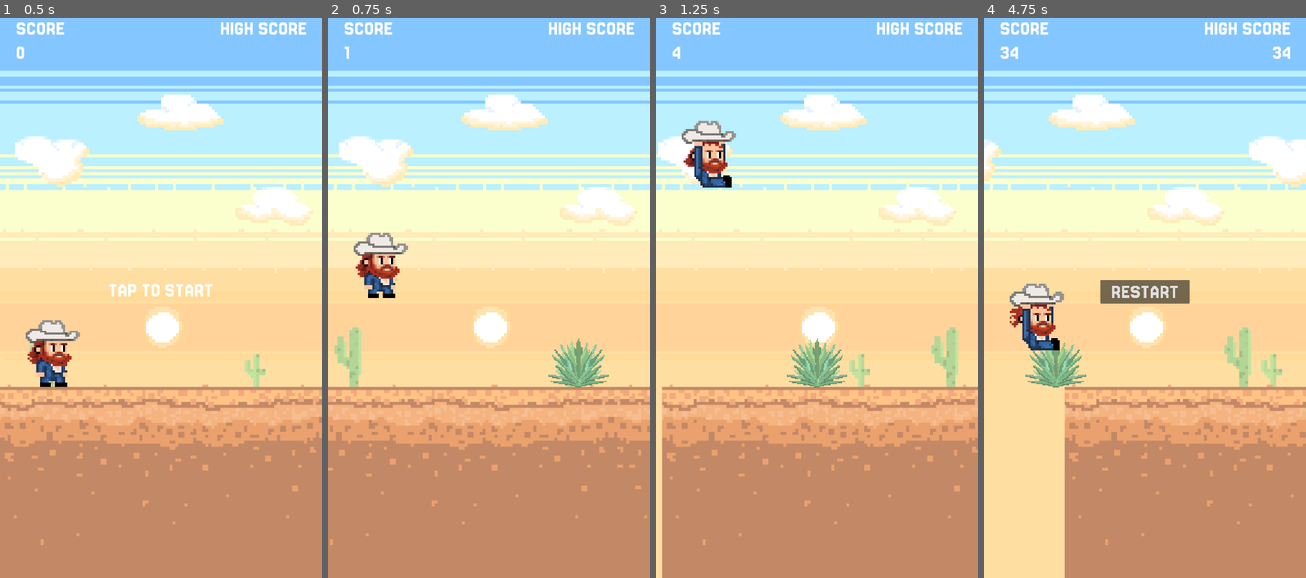
Above: before the commit, frames 1-4 (left to right).
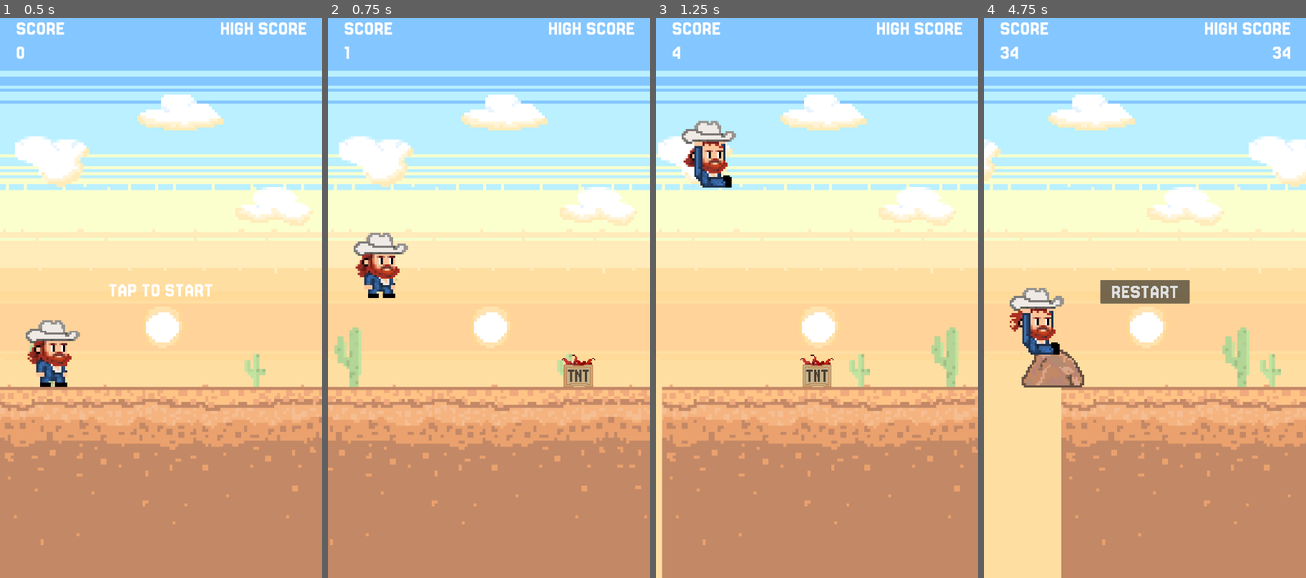
Above: after the commit, the same moments.

Repository: rgomezp/cowboy-game
Game: Godot game, scene res://scenes/main.tscn
Two runs of this game, one before a commit and one after it. Both use one fixed random seed, a clock stepped at 60 frames per second and the inputs below.
Inputs:
- Up to frame 1 (0.5 s): no input
- Up to frame 2 (0.75 s): tap Enter (ui_accept) at 0.5 s
- Up to frame 3 (1.25 s): tap Enter (ui_accept) at 0.77 s
- Up to frame 4 (4.75 s): tap Enter (ui_accept) at 1.52, 3.02, 3.77, 4.52 s; hold Down (ui_down) 2.03-2.78 s; hold Down (ui_down) from 4.28 s (still down)

Frame 1 is identical in both runs. In frame 2, 0.9% of the frame differs, in the area x 68-88%, y 57-66%; in frame 3, 0.9%; in frame 4, 4.4%, in the area x 3-100%, y 13-100%.

Commit message:
Adds TNT obstacle to the game
Adds a new TNT obstacle to the game, including its texture, scene definition, and integration into the obstacle manager.

The TNT obstacle is now included in the list of possible obstacles that can be generated during gameplay.

Diff:
--- a/scenes/main.gd
+++ b/scenes/main.gd
@@ -3,6 +3,7 @@
 # Preload obstacles
 var rock_scene = preload("res://scenes/obstacles/rock.tscn")
 var agave_scene = preload("res://scenes/obstacles/agave.tscn")
+var tnt_scene = preload("res://scenes/obstacles/tnt.tscn")
 var butterfly_scene = preload("res://scenes/obstacles/butterfly.tscn")
 var coin_scene = preload("res://scenes/items/Coin.tscn")
 var furry_scene = preload("res://scenes/foes/furry/furry.tscn")
@@ -70,7 +71,7 @@
 	add_child(obstacle_manager)
 	obstacle_manager.obstacle_added.connect(_on_obstacle_added)
 
-	var obstacle_types: Array[PackedScene] = [rock_scene, agave_scene]
+	var obstacle_types: Array[PackedScene] = [rock_scene, agave_scene, tnt_scene]
 	var ground_sprite = $Ground.get_node("Sprite2D")
 	obstacle_manager.initialize(obstacle_types, screen_size, ground_sprite)
 
--- a/scenes/obstacles/agave.tscn
+++ b/scenes/obstacles/agave.tscn
@@ -2,15 +2,15 @@
 
 [ext_resource type="Texture2D" uid="uid://vmnjbjob1gp" path="res://assets/img/obstacles/agave.png" id="1_224fw"]
 
-[node name="Rock" type="Area2D"]
+[node name="Agave" type="Area2D"]
 
 [node name="Sprite2D" type="Sprite2D" parent="."]
 texture_filter = 1
 position = Vector2(370.99997, 266.99997)
-scale = Vector2(3.5, 3.5)
+scale = Vector2(3, 3)
 texture = ExtResource("1_224fw")
 
 [node name="CollisionPolygon2D" type="CollisionPolygon2D" parent="."]
-position = Vector2(370.99997, 266.99997)
-scale = Vector2(3.5, 3.5)
-polygon = PackedVector2Array(2.571434, -11.999985, 0.571434, -16.571415, -1.1428452, -12.857132, -2.5714188, -8.285706, -4, -15.799999, -4, -17.3, -6.2857056, -15.142845, -11.142845, -11.428558, -11.999992, -7.142845, -17.71428, -11.142845, -17.999992, -3.4285583, -23.142845, -5.9999847, -19.999992, 2.8571548, -25.142845, -1.4285583, -25.999992, 2.8571548, -22.285706, 9.428581, -24, 13.5, -25, 15.5, -19.999992, 18.857155, -30.285706, 19.428581, -23.142845, 23.428581, -28.857132, 25.428581, -18.857132, 29.142868, -1.428566, 30.857155, 6.571434, 30.28572, 20.571434, 28.000008, 28.571442, 24.857155, 25.142868, 23.428581, 30.571442, 18.857155, 20.571434, 19.142868, 23.428574, 14.285728, 20.571434, 14.285728, 23.142868, 9.714294, 21.428581, 7.428581, 26, -0.85713196, 21.714294, 0.28572845, 23.8, -9, 16.857147, -1.4285583, 17.428581, -11.714272, 10.857155, -3.7142715, 9.142868, -13.428558, 6.571434, -11.428558, 4.857155, -4.571419)
+position = Vector2(368.53635, 266.9435)
+scale = Vector2(3.2453046, 3.1048388)
+polygon = PackedVector2Array(2.571434, -11.999985, 0.85715485, -12.857132, -1.7142792, -9.428558, -2.5714188, -8.285706, -5.714279, -11.999985, -8.857132, -6.857132, -11.999992, -7.142845, -16.804695, -9.966225, -13.415184, 0.6623459, -20.194206, -3.8467407, -14.647728, 5.493515, -23.275581, 1.6285782, -17.112831, 9.680527, -20.502342, 11.935074, -20.502342, 15.800011, -19.999992, 18.857155, -26.973228, 19.342865, -23.142845, 23.428581, -24.816269, 26.106499, -18.857132, 29.142868, -1.428566, 30.857155, 6.571434, 30.28572, 20.571434, 28.000008, 28.571442, 24.857155, 25.142868, 23.428581, 30.571442, 18.857155, 20.571434, 19.142868, 23.428574, 14.285728, 20.571434, 14.285728, 23.142868, 9.714294, 21.428581, 7.428581, 26, -0.85713196, 21.714294, 0.28572845, 23.8, -9, 16.857147, -1.4285583, 16.28572, -9.714272, 10.857155, -3.7142715, 9.078857, -11.898689, 5.9974823, -8.999992, 4.857155, -4.571419)
--- /dev/null
+++ b/scenes/obstacles/tnt.tscn
@@ -0,0 +1,16 @@
+[gd_scene load_steps=2 format=3 uid="uid://d4dx0psgprbgy"]
+
+[ext_resource type="Texture2D" uid="uid://cjnewp7c0hb37" path="res://assets/img/obstacles/tnt.png" id="1_tnt"]
+
+[node name="TNT" type="Area2D"]
+
+[node name="Sprite2D" type="Sprite2D" parent="."]
+texture_filter = 1
+position = Vector2(370.99997, 266.99997)
+scale = Vector2(3.5, 3.5)
+texture = ExtResource("1_tnt")
+
+[node name="CollisionPolygon2D" type="CollisionPolygon2D" parent="."]
+position = Vector2(341, 262)
+scale = Vector2(3.5, 3.5)
+polygon = PackedVector2Array(-5.714287, -10.571426, 24, -11.142857, 24, 17.714287, -5.4285736, 17.714287)
Binary file added: assets/img/obstacles/tnt.png
Not shown, added: assets/img/obstacles/tnt.png.import
